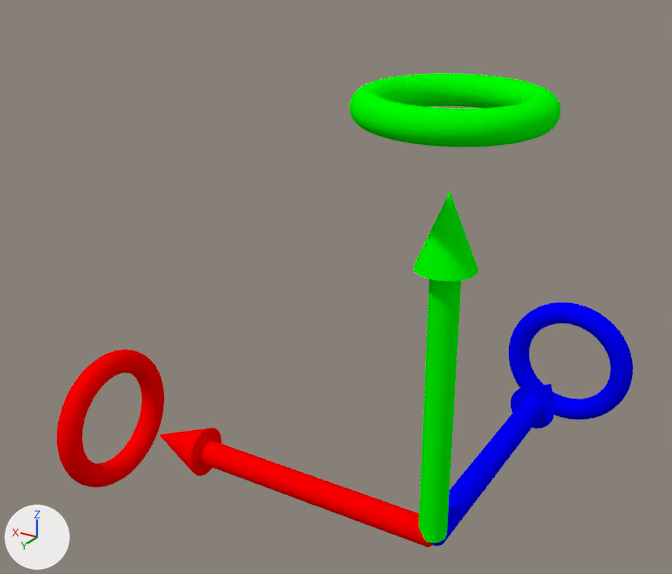
The Blender file core/data/manipulator/Manipulator.blend: old version first, new version second.
Both versions are drawn from a 50 mm lens placed at (-1.08, 2.46, 2.08), pointed at (0.75, -0.6, 0.55). Lighting does not change. The marker at lower left points along +X, +Y and +Z.
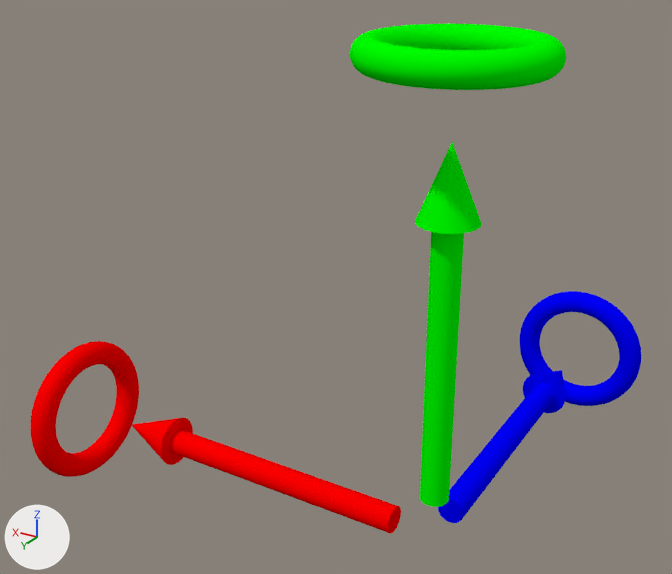
Changed parts and their boxes [x1, y1, x2, y2] in the pictures (672 x 574 px):
'Torus.000', moved
    before: [349, 73, 561, 147]
    after: [350, 24, 566, 90]
'Cylinder.001', moved
    before: [413, 191, 478, 543]
    after: [415, 142, 481, 507]
'Torus.001', moved
    before: [57, 349, 164, 487]
    after: [30, 341, 139, 477]
'Cylinder', moved
    before: [159, 428, 432, 547]
    after: [132, 418, 401, 533]
'Torus.002', moved
    before: [509, 302, 633, 420]
    after: [520, 291, 641, 406]
'Cylinder.002', moved
    before: [432, 384, 554, 546]
    after: [438, 370, 566, 523]

The change in detail:
Object 'Torus.002' (ob_torus_002) moves from (0.0, 0.0, 0.0) to (0.0, -0.15, 0.0).
Object 'Torus.000' (ob_torus_000) moves from (0.0, 0.0, 0.0) to (0.0, 0.0, 0.15).
Object 'Torus.001' (ob_torus_001) moves from (0.0, 0.0, 0.0) to (0.15, 0.0, 0.0).
Object 'Cylinder.002' (ob_cylinder_002) moves from (0.0, 0.0, 0.0) to (0.0, -0.15, 0.0).
Object 'Cylinder.001' (ob_cylinder_001) moves from (0.0, 0.0, 0.0) to (0.0, 0.0, 0.15).
Object 'Cylinder' (ob_cylinder) moves from (0.0, 0.0, 0.0) to (0.15, 0.0, 0.0).
